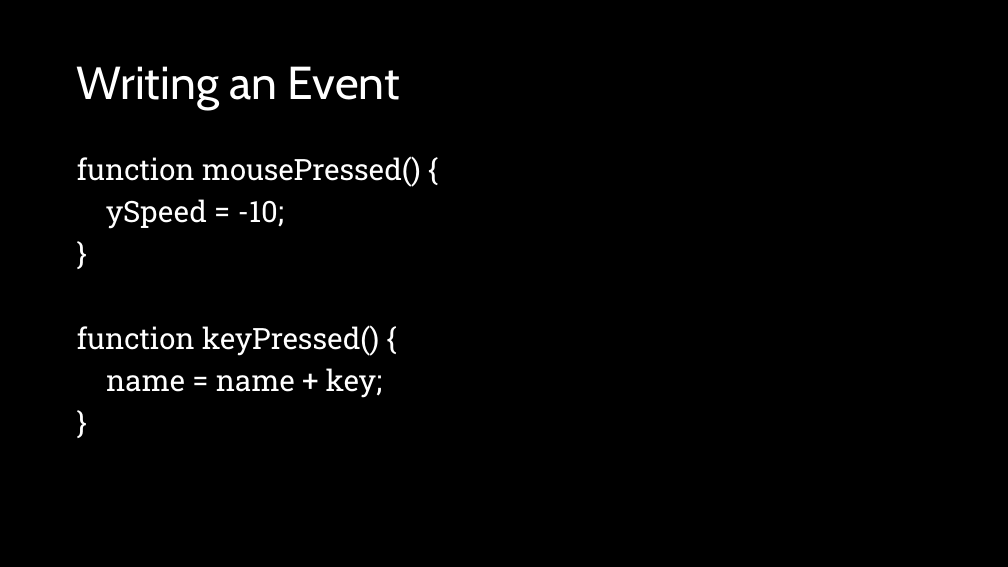
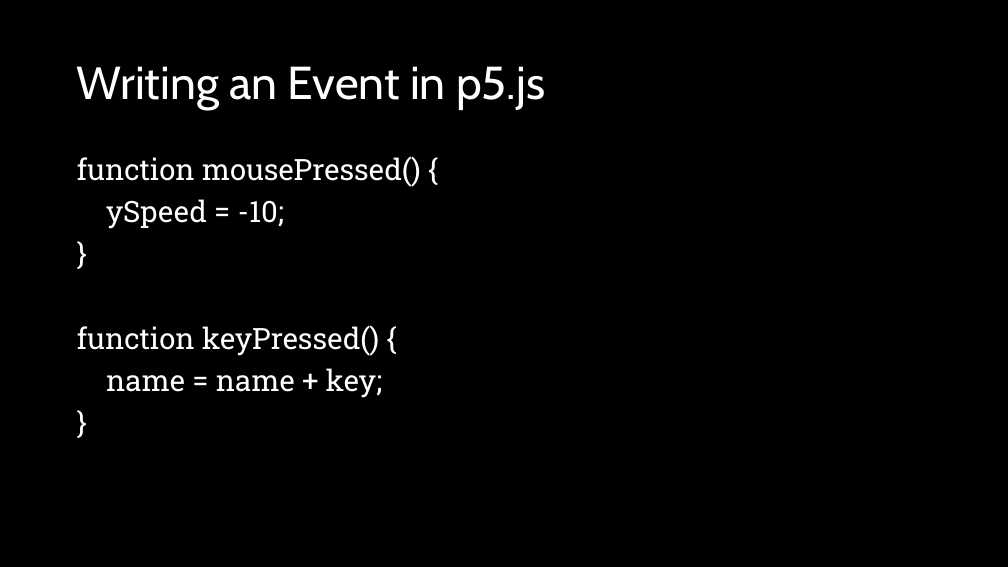
Before and after one commit to crhallberg/IMM120, a slide deck: slide 8 of Presentations/2018-10-01 - Event and Media.pptx (slide 5 before the commit). Drawn at 1008x567 pixels with LibreOffice and Linux fonts; fonts in the diff are those of the drawing. Boxes give left, top, right and bottom in pixels: in the first picture for what was removed or moved away, otherwise in the second. Text is boxed around its words. In the diff, an @@ line names an element or a change of style, - is before the commit and + after.

```diff
--- a/Presentations/2018-10-01 - Event and Media.pptx
+++ b/Presentations/2018-10-01 - Event and Media.pptx
@@ title at <box>77,66,545,110</box>: text changed @@
-Writing an Event
+Writing an Event in p5.js
```
Also in this commit, not shown: 1 other slide changed, 5 slides added, 2 slides removed.
